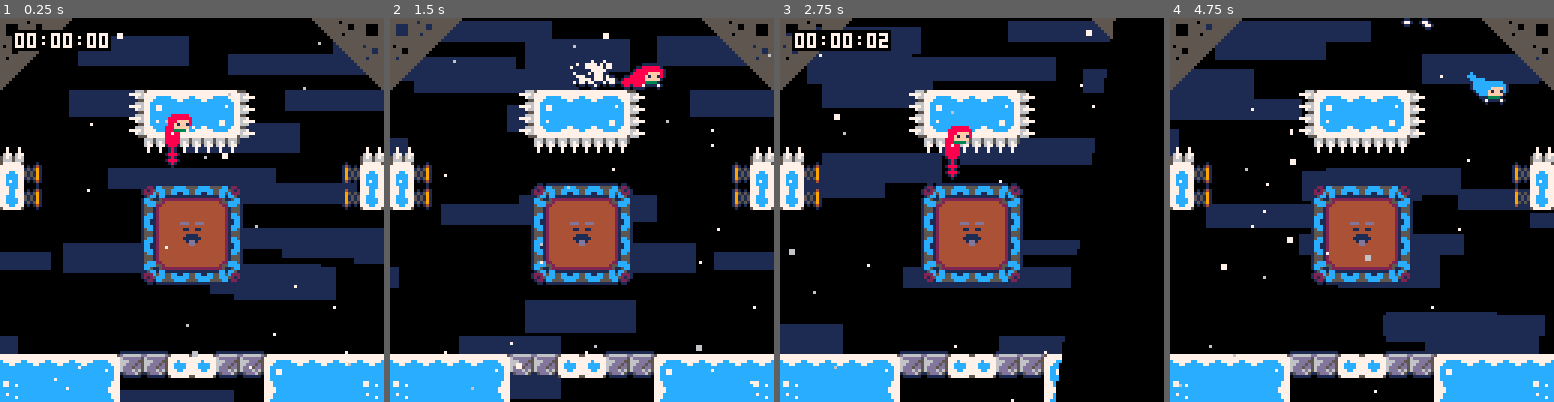
Above: before the commit, frames 1-4 (left to right).
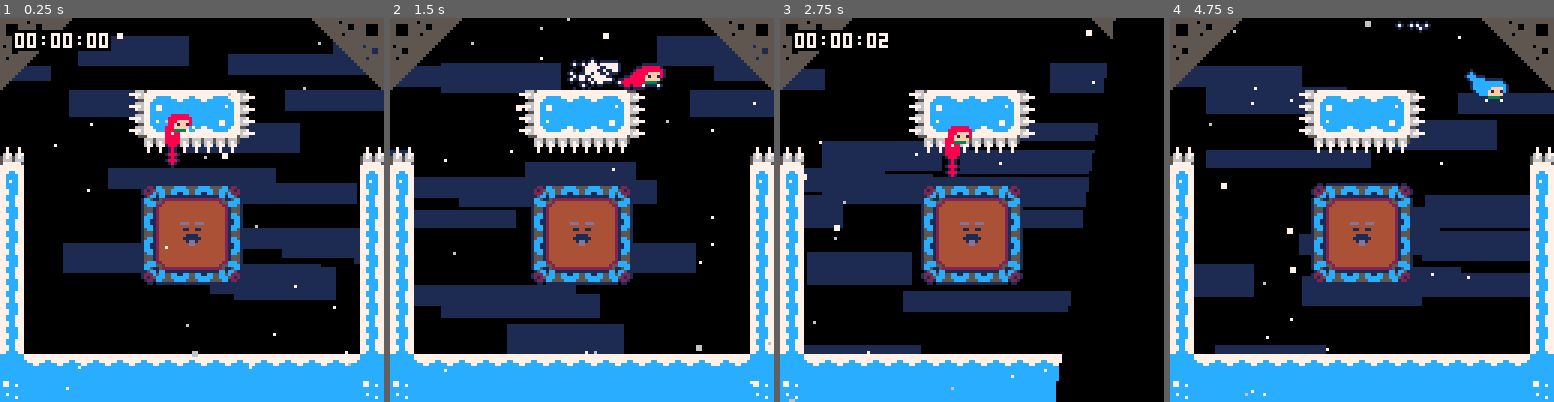
Above: after the commit, the same moments.

Repository: CelesteClassic/newleste.p8
Game: PICO-8 cartridge reflection.p8
The game is run twice, just before and just after one commit, with the same random seed, the same clock (stepped at 60 frames per second) and the same inputs.
Inputs:
- Up to frame 1 (0.25 s): no input
- Up to frame 2 (1.5 s): tap X (X key) at 0.33, 1.07 s; tap O (Z key) at 0.7 s
- Up to frame 3 (2.75 s): hold Right 1.6-2.1 s; tap O (Z key) at 1.7, 2.1, 2.5 s; tap X (X key) at 1.85 s; hold Up 2.15-2.42 s; hold Right from 2.47 s (still down)
- Up to frame 4 (4.75 s): tap O (Z key) every 0.4 s from 2.9 to 4.5 s; tap X (X key) at 2.97, 4.08 s; release Right at 3.03 s; hold Left 3.08-3.58 s; hold Down 3.63-3.97 s; hold Right 4.02-4.68 s; hold Up from 4.73 s (still down)

The runs differ from the first frame. In frame 1, 12% of the frame differs, in the area x 0-100%, y 12-100%; in frame 2, 27%; in frame 3, 32%; in frame 4, 41%, in the area x 0-100%, y 0-100%.

Commit message:
misc kevin improvements, fixes, and token saves

Diff:
--- a/reflection.p8
+++ b/reflection.p8
@@ -654,7 +654,6 @@
     this.hit_timer=0
     this.retrace_timer=0
     this.shake=0
-    this.dir=vector()
   end,
   update=function(this)
     if this.shake>0 then
@@ -664,13 +663,15 @@
       for ydir=-1,1 do
         if (xdir+ydir)%2==1 then
           local hit=this.check(player,xdir,ydir)
-          if hit and hit.dash_effect_time>0 then
+          if hit and hit.dash_effect_time>0 and
+            (xdir!=0 and sign(hit.dash_target_x)==-xdir or ydir!=0 and sign(hit.dash_target_y)==-ydir) and
+            (not this.active or xdir!=this.dirx and ydir!=this.diry) then
             hit.spd=vector(xdir*1.5,ydir==1 and 0.5 or -1.5)
             hit.dash_time=-1
-            hit.dash_effect_time=0
+            --hit.dash_effect_time=0
 
             add(this.retrace_list,vector(this.x,this.y))
-            this.dir=vector(xdir,ydir)
+            this.dirx,this.diry=xdir,ydir
             this.spd=vector(0,0)
             this.hit_timer=10
             this.active=true
@@ -683,24 +684,24 @@
     if this.hit_timer>0 then
       this.hit_timer-=1
       if this.hit_timer==0 then
-        this.spd=vector(0.2*this.dir.x,0.2*this.dir.y)
+        this.spd=vector(0.2*this.dirx,0.2*this.diry)
       end
     elseif this.active  then
       if this.spd.x==0 and this.spd.y==0 then
         this.retrace_timer=10
         this.active=false
         this.shake=5
-        if this.dir.x!=0 then
+        if this.dirx!=0 then
           for oy=0,this.hitbox.h-1,8 do
-            this.init_smoke(this.dir.x==-1 and -8 or this.hitbox.w,oy)
+            this.init_smoke(this.dirx==-1 and -8 or this.hitbox.w,oy)
           end
         else
           for ox=0,this.hitbox.w-1,8 do
-            this.init_smoke(ox,this.dir.y==-1 and -8 or this.hitbox.h)
+            this.init_smoke(ox,this.diry==-1 and -8 or this.hitbox.h)
           end
         end
       else
-        this.spd=vector(appr(this.spd.x,3*this.dir.x,0.2),appr(this.spd.y,3*this.dir.y,0.2))
+        this.spd=vector(appr(this.spd.x,3*this.dirx,0.2),appr(this.spd.y,3*this.diry,0.2))
       end
     elseif this.retrace_timer>0 then
       this.retrace_timer-=1
@@ -708,24 +709,19 @@
         this.retrace=true
       end
     elseif this.retrace then
-      if #this.retrace_list==0 then
+      local last=this.retrace_list[#this.retrace_list]
+      if not last then
         this.retrace=false
+      elseif last.x==this.x and last.y==this.y then
+        del(this.retrace_list,last)
+        this.retrace_timer=5
+        this.shake=4
+        this.spd=vector(0,0)
+        this.rem=vector(0,0)
       else
-        local last=this.retrace_list[#this.retrace_list]
-        if last.x==this.x and last.y==this.y then
-          del(this.retrace_list,last)
-          this.retrace_timer=5
-          this.shake=4
-          this.spd=vector(0,0)
-          this.rem=vector(0,0)
-        else
-          this.spd=vector(appr(this.spd.x,sign(last.x-this.x),0.2),appr(this.spd.y,sign(last.y-this.y),0.2))
-        end
-      end
-    end
-
-
-
+        this.spd=vector(appr(this.spd.x,sign(last.x-this.x),0.2),appr(this.spd.y,sign(last.y-this.y),0.2))
+      end
+    end
   end,
   draw=function(this)
     local x,y=this.x,this.y
@@ -733,23 +729,22 @@
       x+=rnd(2)-1
       y+=rnd(2)-1
     end
-    local r,b=x+this.hitbox.w,y+this.hitbox.h
-    local up,down,left,right=this.active and this.dir.y==-1,this.active and this.dir.y==1,this.active and this.dir.x==-1,this.active and this.dir.x==1
-    for sx=x+8, r-16,8 do
+    local r,b=x+this.hitbox.w-8,y+this.hitbox.h-8
+    local up,down,left,right=this.active and this.diry==-1,this.active and this.diry==1,this.active and this.dirx==-1,this.active and this.dirx==1
+    for sx=x+8, r-8,8 do
       pal(12, up and 7 or 12)
       spr(65,sx,y)
       pal(12, down and 7 or 12)
-      spr(65,sx,b-8,1,1,false,true)
-    end
-    for sy=y+8, b-16,8 do
+      spr(65,sx,b,1,1,false,true)
+    end
+    for sy=y+8, b-8,8 do
       pal(12, left and 7 or 12)
       spr(80,x,sy)
       pal(12, right and 7 or 12)
-      spr(80,r-8,sy,1,1,true)
-    end
-    rectfill(x+8,y+8,r-8,b-8,4)
-    -- face
-    spr(this.active and 67 or 66,x+this.hitbox.w/2-4,y+this.hitbox.h/2-4)
+      spr(80,r,sy,1,1,true)
+    end
+    rectfill(x+8,y+8,r,b,4)
+
     -- spr(64,x,y)
     -- spr(64,r-8,y,1,1,true)
     -- spr(64,x,b-8,1,1,false,true)
@@ -757,8 +752,11 @@
     local lookup={down,left,up,right,down}
     for i=0,3 do
       pal(12,(lookup[i+1] or lookup[i+2]) and 7 or 12)
-      spr(64,i<=1 and x or r-8, (i-1)\2==0 and y or b-8,1,1,i>=2,(i-1)\2!=0)
-    end
+      spr(64,i<=1 and x or r, (i-1)\2==0 and y or b,1,1,i>=2,(i-1)\2!=0)
+    end
+    pal()
+    -- face
+    spr(this.active and 67 or 66,x+this.hitbox.w/2-4,y+this.hitbox.h/2-4)
   end
 
 }
@@ -1526,120 +1524,120 @@
 0000000000132122222312000000000000000000000000000000000000000000000000000000000000000000000000000000000000000000000000000000000000000000000000000000000000000000000000000000000000000000000000000000000000000000000000000000000000000000000000000000000000000000
 0000000000133132323312000000000000000000000000000000000000000000000000000000000000000000000000000000000000000000000000000000000000000000000000000000000000000000000000000000000000000000000000000000000000000000000000000000000000000000000000000000000000000000
 1000000000001111111100000000001000000000000000000000000000000000000000000000000000000000000000000000000000000000000000000000000000000000000000000000000000000000000000000000000000000000000000000000000000000000000000000000000000000000000000000000000000000000
-2708000000000000000000000000082700000000000000000000000000000000000000000000000000000000000000000000000000000000000000000000000000000000000000000000000000000000000000000000000000000000000000000000000000000000000000000000000000000000000000000000000000000000
-3708000000004041414100000000083700000000000000000000000000000000000000000000000000000000000000000000000000000000000000000000000000000000000000000000000000000000000000000000000000000000000000000000000000000000000000000000000000000000000000000000000000000000
-0000000000005000000000000000000000000000000000000000000000000000000000000000000000000000000000000000000000000000000000000000000000000000000000000000000000000000000000000000000000000000000000000000000000000000000000000000000000000000000000000000000000000000
-0000000000005000000000000000000000000000000000000000000000000000000000000000000000000000000000000000000000000000000000000000000000000000000000000000000000000000000000000000000000000000000000000000000000000000000000000000000000000000000000000000000000000000
-00000000000050000000000000000000000000000a0000000000000000000000000000000000000000000000000000000000000000000000000000000000000000000000000000000000000000000000000000000000000000000000000000000000000000000000000000000000000000000000000000000000000000000000
-0000000000000000000000000000000000000000000000000000000000000000000000000000000000000000000000000000000000000000000000000000000000000000000000000000000000000000000000000000000000000000000000000000000000000000000000000000000000000000000000000000000000000000
-0000000000000000000000000000000000000000000000000000000000000000000000000000000000000000000000000000000000000000000000000000000000000000000000000000000000000000000000000000000000000000000000000000000000000000000000000000000000000000000000000000000000000000
-0000000000000000000000000000000001000000000000000000000000000000000000000000000000000000000000000000000000000000000000000000000000000000000000000000000000000000000000000000000000000000000000000000000000000000000000000000000000000000000000000000000000000000
-2222222223171720201717212222222223000000000000000000000000000000000000000000000000000000000000000000000000000000000000000000000000000000000000000000000000000000000000000000000000000000000000000000000000000000000000000000000000000000000000000000000000000000
-3825252526000000000000242525253826000000000000000000000000000000000000000000000000000000000000000000000000000000000000000000000000000000000000000000000000000000000000000000000000000000000000000000000000000000000000000000000000000000000000000000000000000000
-…(107 lines of a section not shown)…
+2700000000000000000000000000002700000000000000000000000000000000000000000000000000000000000000000000000000000000000000000000000000000000000000000000000000000000000000000000000000000000000000000000000000000000000000000000000000000000000000000000000000000000
+3000000000004041414100000000003000000000000000000000000000000000000000000000000000000000000000000000000000000000000000000000000000000000000000000000000000000000000000000000000000000000000000000000000000000000000000000000000000000000000000000000000000000000
+3000000000005000000000000000003000000000000000000000000000000000000000000000000000000000000000000000000000000000000000000000000000000000000000000000000000000000000000000000000000000000000000000000000000000000000000000000000000000000000000000000000000000000
+3000000000005000000000000000003000000000000000000000000000000000000000000000000000000000000000000000000000000000000000000000000000000000000000000000000000000000000000000000000000000000000000000000000000000000000000000000000000000000000000000000000000000000
+30000000000050000000000000000030000000000a0000000000000000000000000000000000000000000000000000000000000000000000000000000000000000000000000000000000000000000000000000000000000000000000000000000000000000000000000000000000000000000000000000000000000000000000
+3000000000000000000000000000003000000000000000000000000000000000000000000000000000000000000000000000000000000000000000000000000000000000000000000000000000000000000000000000000000000000000000000000000000000000000000000000000000000000000000000000000000000000
+3000000000000000000000000000003000000000000000000000000000000000000000000000000000000000000000000000000000000000000000000000000000000000000000000000000000000000000000000000000000000000000000000000000000000000000000000000000000000000000000000000000000000000
+3000000000000000000000000000003001000000000000000000000000000000000000000000000000000000000000000000000000000000000000000000000000000000000000000000000000000000000000000000000000000000000000000000000000000000000000000000000000000000000000000000000000000000
+2522222222222222222222222222222523000000000000000000000000000000000000000000000000000000000000000000000000000000000000000000000000000000000000000000000000000000000000000000000000000000000000000000000000000000000000000000000000000000000000000000000000000000
+3825252525252525252525252525253826000000000000000000000000000000000000000000000000000000000000000000000000000000000000000000000000000000000000000000000000000000000000000000000000000000000000000000000000000000000000000000000000000000000000000000000000000000
+…(107 lines of a section not shown)…
